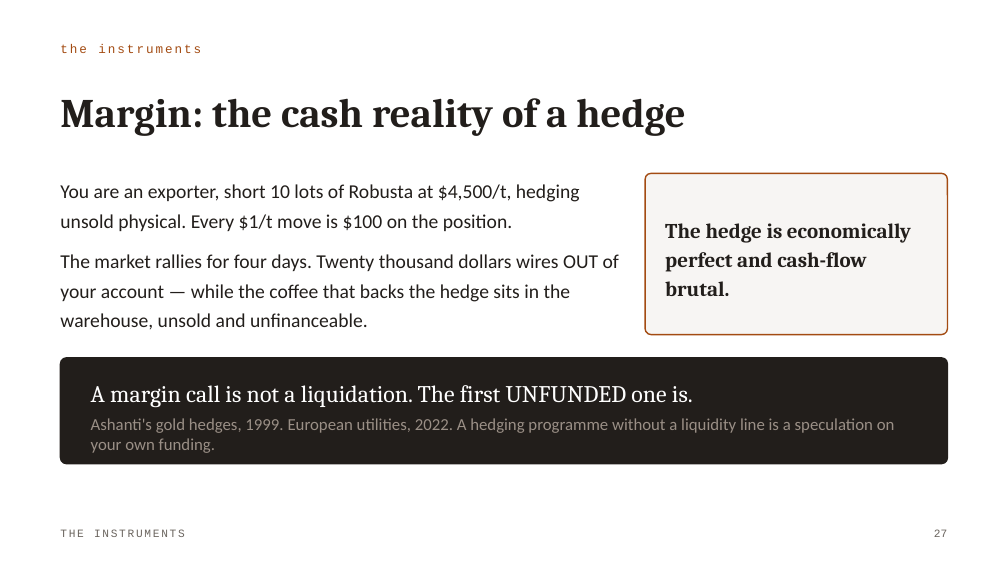
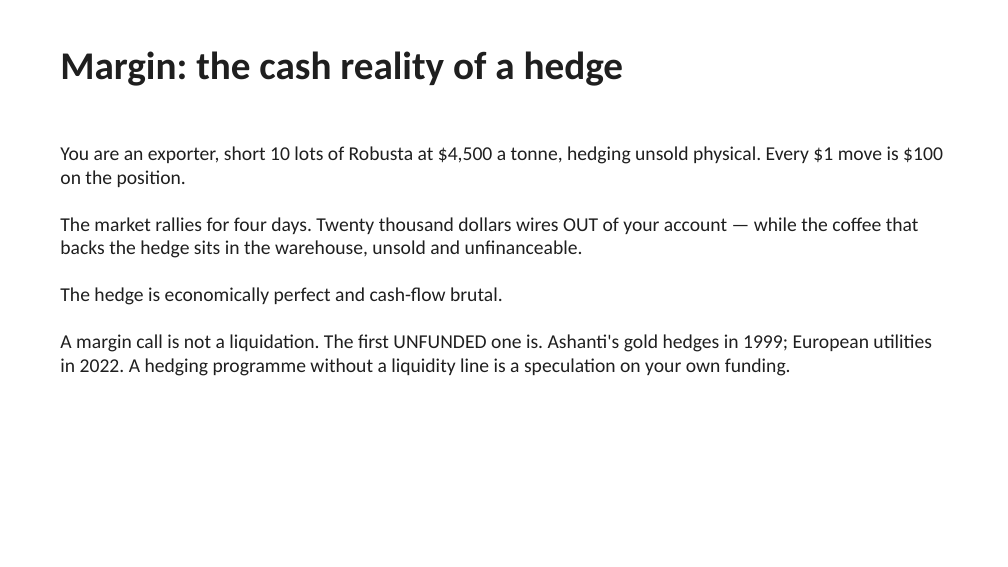
Before and after one commit to loic619/Commodity-trading-lecture, a slide deck: slide 28 of decks/Commodity-Trading-Module-1.pptx. Drawn at 1008x567 pixels with LibreOffice and Linux fonts; fonts in the diff are those of the drawing. Boxes give left, top, right and bottom in pixels: in the first picture for what was removed or moved away, otherwise in the second. Text is boxed around its words. In the diff, an @@ line names an element or a change of style, - is before the commit and + after.

```diff
--- a/decks/Commodity-Trading-Module-1.pptx
+++ b/decks/Commodity-Trading-Module-1.pptx
@@ text "Margin: the cash reality of ...": place and size @@
-text "Margin: the cash reality of ..." at (60, 98, 685, 136)
+text "Margin: the cash reality of ..." at (60, 51, 624, 86)
@@ text "Margin: the cash reality of ..." at (60, 51, 624, 86): size 29 to 28 pt, font Cambria to Calibri, text colour #221E1B to #1F1F1F; line spacing 32pt to 1; vertical alignment middle to top @@
@@ text removed at (60, 44, 201, 53) @@
-the instruments
@@ text at (60, 146, 943, 187): text changed; text colour #221E1B to #1F1F1F @@
-You are an exporter, short 10 lots of Robusta at $4,500/t, hedging unsold physical. Every $1/t move is $100 on the position.
+You are an exporter, short 10 lots of Robusta at $4,500 a tonne, hedging unsold physical. Every $1 move is $100 on the position.
@@ text "You are an exporter, short ...": place and size @@
-text "You are an exporter, short ..." at (60, 184, 619, 329)
+text "You are an exporter, short ..." at (60, 146, 943, 376)
@@ rounded rectangle removed at (645, 173, 948, 335) @@
@@ text at (60, 217, 919, 258): text colour #221E1B to #1F1F1F in "The market rallies for four days. Twenty ..."; line spacing 21pt to 1; less space between paragraphs @@
@@ text removed at (665, 223, 911, 296) @@
-The hedge is economically perfect and cash-flow brutal.
@@ text at (60, 287, 932, 376): paragraphs added @@
+The hedge is economically perfect and cash-flow brutal.
+A margin call is not a liquidation. The first UNFUNDED one is. Ashanti's gold hedges in 1999; European utilities in 2022. A hedging programme without a liquidity line is a speculation on your own funding.
@@ rounded rectangle removed at (60, 358, 948, 464) @@
@@ text removed at (91, 385, 693, 408) @@
-A margin call is not a liquidation. The first UNFUNDED one is.
@@ text removed at (91, 418, 895, 453) @@
-Ashanti's gold hedges, 1999. European utilities, 2022. A hedging programme without a liquidity line is a speculation on your own funding.
@@ text removed at (60, 529, 185, 537) @@
-THE INSTRUMENTS
@@ text removed at (934, 529, 947, 537) @@
-27
```
Also in this commit, not shown: 46 other slides changed, 6 other files.
